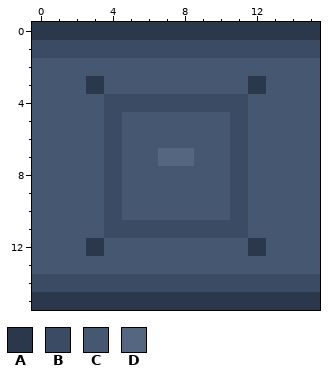
Pixel-art file -- src/main/art/machines/block/ctm/advstructureblock/horizontal.aseprite. Above: the version before the commit.
16x16 pixels, 1 frame. Colours within 5 levels of each other are drawn and written as one.
Visible layers, top first: "Hardware and tone variation", "Seams and recesses", "Material".
Palette (. is transparent): A #2b374b  B #3b4b63  C #465871  D #556780
Pixels before, first column x 0:
 0 AAAAAAAAAAAAAAAA
 1 BBBBBBBBBBBBBBBB
 2 CCCCCCCCCCCCCCCC
 3 CCCACCCCCCCCACCC
 4 CCCCBBBBBBBBCCCC
 5 CCCCBCCCCCCBCCCC
 6 CCCCBCCCCCCBCCCC
 7 CCCCBCCDDCCBCCCC
 8 CCCCBCCCCCCBCCCC
 9 CCCCBCCCCCCBCCCC
10 CCCCBCCCCCCBCCCC
11 CCCCBBBBBBBBCCCC
12 CCCACCCCCCCCACCC
13 CCCCCCCCCCCCCCCC
14 BBBBBBBBBBBBBBBB
15 AAAAAAAAAAAAAAAA
Once edited:
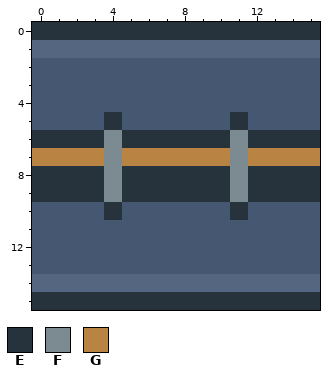
Colours new in this view: E #26323c  F #7b8b91  G #b98343
Change:
{"change": "layer \"Casing and perimeter\" added"}
{"change": "layer \"Recessed channel and clips\" added"}
{"change": "layer \"Material\" removed"}
{"change": "layer \"Seams and recesses\" removed"}
{"change": "layer \"Hardware and tone variation\" removed"}
{"where": "layers \"Recessed channel and clips\", \"Casing and perimeter\""}
{"y":0,"x":0,"old":"AAAAAAAAAAAAAAAA","new":"EEEEEEEEEEEEEEEE"}
{"y":1,"x":0,"old":"BBBBBBBBBBBBBBBB","new":"DDDDDDDDDDDDDDDD"}
{"y":3,"x":3,"old":"A","new":"C"}
{"y":3,"x":12,"old":"A","new":"C"}
{"y":4,"x":4,"old":"BBBBBBBB","new":"CCCCCCCC"}
{"y":5,"x":4,"old":"B","new":"E"}
{"y":5,"x":11,"old":"B","new":"E"}
{"y":6,"x":0,"old":"CCCCBCCCCCCBCCCC","new":"EEEEFEEEEEEFEEEE"}
{"y":7,"x":0,"old":"CCCCBCCDDCCBCCCC","new":"GGGGFGGGGGGFGGGG"}
{"y":8,"x":0,"old":"CCCCBCCCCCCBCCCC","new":"EEEEFEEEEEEFEEEE"}
{"y":9,"x":0,"old":"CCCCBCCCCCCBCCCC","new":"EEEEFEEEEEEFEEEE"}
{"y":10,"x":4,"old":"B","new":"E"}
{"y":10,"x":11,"old":"B","new":"E"}
{"y":11,"x":4,"old":"BBBBBBBB","new":"CCCCCCCC"}
{"y":12,"x":3,"old":"A","new":"C"}
{"y":12,"x":12,"old":"A","new":"C"}
{"y":14,"x":0,"old":"BBBBBBBBBBBBBBBB","new":"DDDDDDDDDDDDDDDD"}
{"y":15,"x":0,"old":"AAAAAAAAAAAAAAAA","new":"EEEEEEEEEEEEEEEE"}
